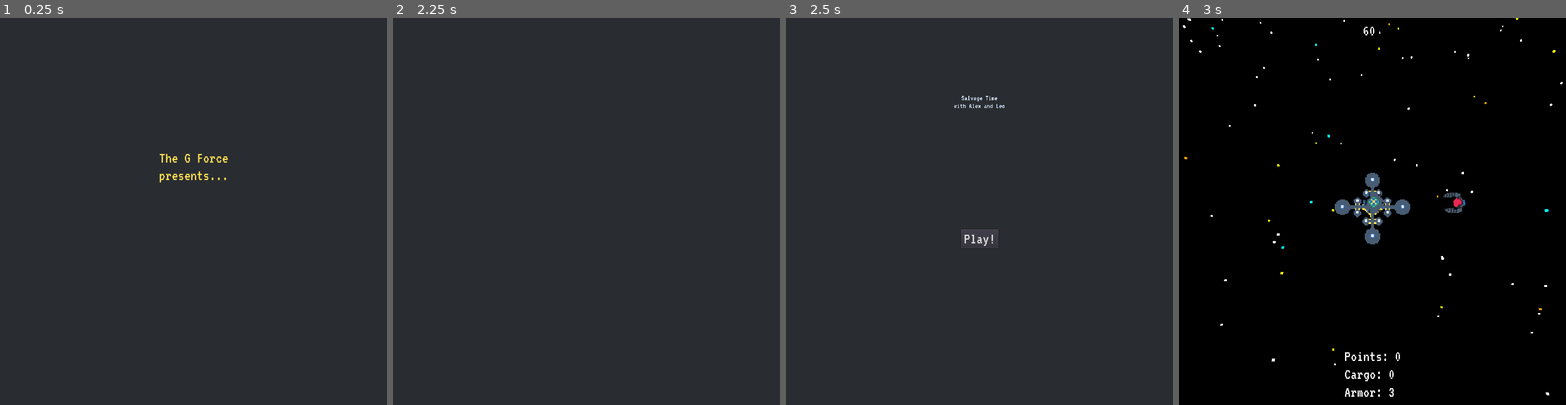
Above: before the commit, frames 1-4 (left to right).
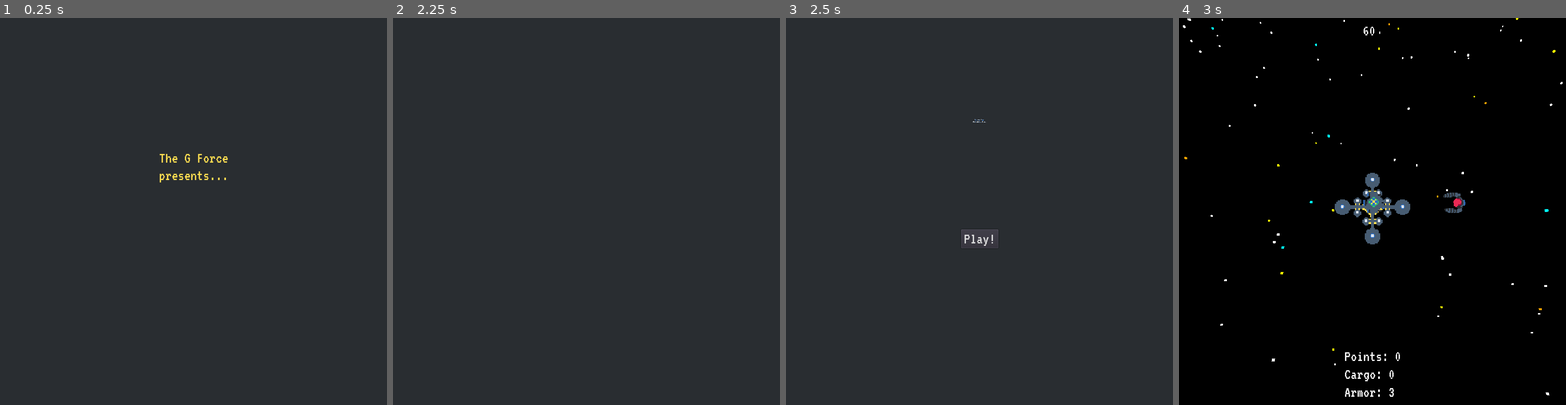
Above: after the commit, the same moments.

Repository: the-g-force/2022-January
Game: Godot game, scene res://Intro/MainMenu.tscn
The game is run twice, just before and just after one commit, with the same random seed, the same clock (stepped at 60 frames per second) and the same inputs. This scene is started directly instead of the project's main scene.
Inputs (mouse positions are in pixels of both pictures, inside the frame that each line leads up to):
- Up to frame 1 (0.25 s): no input
- Up to frame 2 (2.25 s): click "Play!" at 0.5 s; move the mouse to (671, 192) at 1.27 s; hold D (move_right) 1.28-2.03 s; tap Space (fire) at 1.35, 2.1 s; click (671, 192) at 1.42 s; tap Enter at 2 s; move the mouse to (509, 230) at 2.02 s; hold S (move_down) from 2.03 s (still down)
- Up to frame 3 (2.5 s): keep holding S (move_down)
- Up to frame 4 (3 s): release S (move_down) at 2.75 s; click "Play!" at 2.75 s

Frames 1-2 are identical in both runs. In frame 3, 0.1% of the frame differs, in the area x 43-57%, y 20-27%; in frame 4, nothing differs.

Commit message:
Add instructions to main menu screen

Diff:
--- a/project/Intro/MainMenu.tscn
+++ b/project/Intro/MainMenu.tscn
@@ -6,7 +6,7 @@
 
 [sub_resource type="DynamicFont" id=1]
 size = 32
-outline_color = Color( 0.831373, 0.490196, 0.32549, 1 )
+outline_color = Color( 0.172549, 0.427451, 0.756863, 1 )
 font_data = ExtResource( 2 )
 
 [sub_resource type="Theme" id=2]
@@ -17,9 +17,9 @@
 font_data = ExtResource( 2 )
 
 [sub_resource type="Animation" id=3]
-length = 0.001
+length = 2.5
 tracks/0/type = "value"
-tracks/0/path = NodePath("Splash/Label:visible")
+tracks/0/path = NodePath("Splash/GForce:visible")
 tracks/0/interp = 1
 tracks/0/loop_wrap = true
 tracks/0/imported = false
@@ -43,7 +43,7 @@
 "values": [ true ]
 }
 tracks/2/type = "value"
-tracks/2/path = NodePath("Splash/Label:rect_position")
+tracks/2/path = NodePath("Splash/GForce:rect_position")
 tracks/2/interp = 1
 tracks/2/loop_wrap = true
 tracks/2/imported = false
@@ -67,7 +67,7 @@
 "values": [ Vector2( 0, 0 ) ]
 }
 tracks/4/type = "value"
-tracks/4/path = NodePath("Main/Label:visible")
+tracks/4/path = NodePath("Main/Title:visible")
 tracks/4/interp = 1
 tracks/4/loop_wrap = true
 tracks/4/imported = false
@@ -79,7 +79,7 @@
 "values": [ false ]
 }
 tracks/5/type = "value"
-tracks/5/path = NodePath("Main/Label:rect_size")
+tracks/5/path = NodePath("Main/Title:rect_size")
 tracks/5/interp = 1
 tracks/5/loop_wrap = true
 tracks/5/imported = false
@@ -91,7 +91,7 @@
 "values": [ Vector2( 442, 339 ) ]
 }
 tracks/6/type = "value"
-tracks/6/path = NodePath("Main/Label:custom_fonts/font:size")
+tracks/6/path = NodePath("Main/Title:custom_fonts/font:size")
 tracks/6/interp = 1
 tracks/6/loop_wrap = true
 tracks/6/imported = false
@@ -103,7 +103,7 @@
 "values": [ 64 ]
 }
 tracks/7/type = "value"
-tracks/7/path = NodePath("Main/Label:rect_scale")
+tracks/7/path = NodePath("Main/Title:rect_scale")
 tracks/7/interp = 1
 tracks/7/loop_wrap = true
 tracks/7/imported = false
@@ -113,6 +113,18 @@
 "transitions": PoolRealArray( 1 ),
 "update": 0,
 "values": [ Vector2( 1, 1 ) ]
+}
+tracks/8/type = "value"
+tracks/8/path = NodePath("Main/instructions:visible")
+tracks/8/interp = 1
+tracks/8/loop_wrap = true
+tracks/8/imported = false
+tracks/8/enabled = true
+tracks/8/keys = {
+"times": PoolRealArray( 0 ),
+"transitions": PoolRealArray( 1 ),
+"update": 0,
+"values": [ false ]
 }
 
 [sub_resource type="Animation" id=4]
@@ -143,40 +155,40 @@
 "values": [ false, true ]
 }
 tracks/2/type = "value"
-tracks/2/path = NodePath("Main/Label:visible")
+tracks/2/path = NodePath("Main/Title:visible")
 tracks/2/interp = 1
 tracks/2/loop_wrap = true
 tracks/2/imported = false
 tracks/2/enabled = true
 tracks/2/keys = {
 "times": PoolRealArray( 0, 1.8 ),
-"transitions": PoolRealArray( 1, 1 ),
+"transitions": PoolRealArray( 1, 2.82843 ),
 "update": 1,
 "values": [ false, true ]
 }
 tracks/3/type = "value"
-tracks/3/path = NodePath("Main/Label:rect_scale")
+tracks/3/path = NodePath("Main/Title:rect_scale")
 tracks/3/interp = 1
 tracks/3/loop_wrap = true
 tracks/3/imported = false
 tracks/3/enabled = true
 tracks/3/keys = {
-"times": PoolRealArray( 1.8, 2.5 ),
-"transitions": PoolRealArray( 1, 1 ),
-"update": 0,
-"values": [ Vector2( 1e-05, 1e-05 ), Vector2( 1, 1 ) ]
+"times": PoolRealArray( 1.8, 2.1 ),
+"transitions": PoolRealArray( 4.75683, 1 ),
+"update": 0,
+"values": [ Vector2( 1.01703e-05, 1.01703e-05 ), Vector2( 1, 1 ) ]
 }
 tracks/4/type = "value"
-tracks/4/path = NodePath("Main/Label:rect_size")
+tracks/4/path = NodePath("Main/instructions:visible")
 tracks/4/interp = 1
 tracks/4/loop_wrap = true
 tracks/4/imported = false
-tracks/4/enabled = false
+tracks/4/enabled = true
 tracks/4/keys = {
-"times": PoolRealArray( 2.5 ),
-"transitions": PoolRealArray( 1 ),
-"update": 0,
-"values": [ Vector2( 612, 429 ) ]
+"times": PoolRealArray( 0, 2 ),
+"transitions": PoolRealArray( 1, 1 ),
+"update": 1,
+"values": [ false, true ]
 }
 
 [node name="MainMenu" type="Control"]
@@ -205,14 +217,14 @@
 "_edit_lock_": true
 }
 
-[node name="Label" type="Label" parent="Main"]
+[node name="Title" type="Label" parent="Main"]
 visible = false
 anchor_left = 0.5
 anchor_right = 0.5
-margin_left = -306.0
-margin_right = 306.0
+margin_left = -303.0
+margin_right = 309.0
 margin_bottom = 339.0
-rect_pivot_offset = Vector2( 306, 175 )
+rect_pivot_offset = Vector2( 303, 215 )
 custom_colors/font_color = Color( 0.866667, 0.898039, 0.933333, 1 )
 custom_colors/font_color_shadow = Color( 0.172549, 0.427451, 0.756863, 1 )
 custom_fonts/font = SubResource( 5 )
@@ -224,6 +236,22 @@
 "_edit_use_anchors_": false
 }
 
+[node name="instructions" type="Label" parent="Main"]
+visible = false
+anchor_left = 0.5
+anchor_top = 1.0
+anchor_right = 0.5
+anchor_bottom = 1.0
+margin_left = -262.0
+margin_top = -293.0
+margin_right = 262.0
+text = "Blast your enemies to smithereens and return their debris to your home planet for fun and profit."
+valign = 1
+autowrap = true
+__meta__ = {
+"_edit_use_anchors_": false
+}
+
 [node name="Button" type="Button" parent="."]
 anchor_left = 0.5
 anchor_top = 0.5
@@ -246,7 +274,7 @@
 "_edit_use_anchors_": false
 }
 
-[node name="Label" type="Label" parent="Splash"]
+[node name="GForce" type="Label" parent="Splash"]
 anchor_left = 0.5
 anchor_top = 0.5
 anchor_right = 0.5
